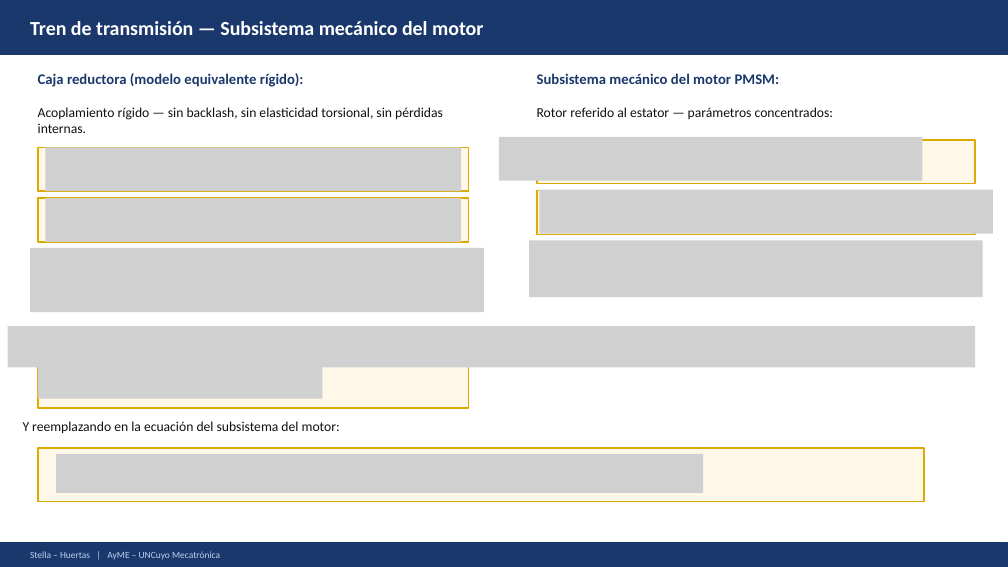
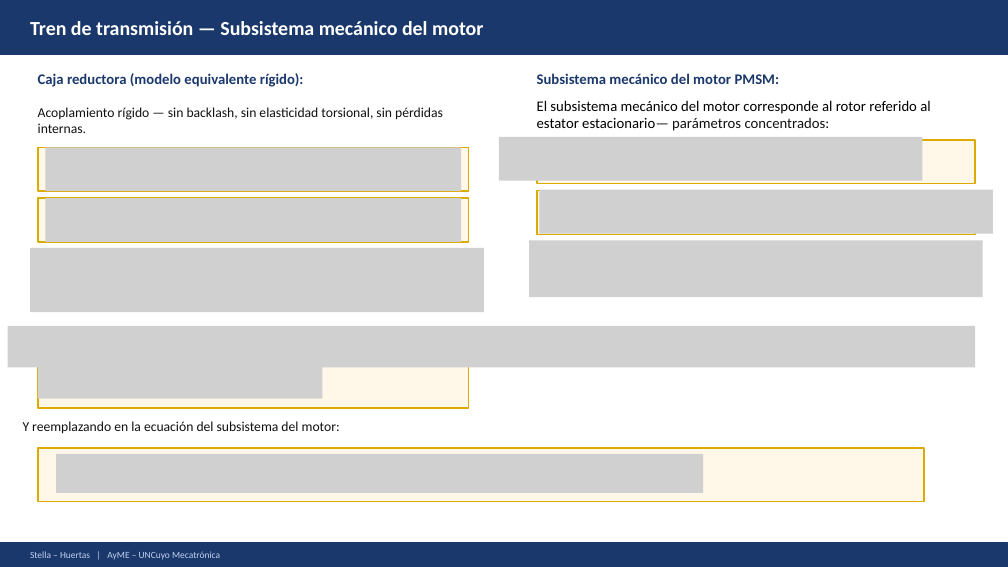
Before and after one commit to Juan-Stella/Automatica-y-maquinas-electricas-final, a slide deck: slide 8 of Presentación/AyME_Stella_Huertas_Presentacion1.pptx. Drawn at 1008x567 pixels with LibreOffice and Linux fonts; fonts in the diff are those of the drawing; grey boxes stand for pictures. Boxes give left, top, right and bottom in pixels: in the first picture for what was removed or moved away, otherwise in the second. Text is boxed around its words. In the diff, an @@ line names an element or a change of style, - is before the commit and + after.

```diff
--- a/Presentación/AyME_Stella_Huertas_Presentacion1.pptx
+++ b/Presentación/AyME_Stella_Huertas_Presentacion1.pptx
@@ text at box(537, 100, 930, 131): text changed; size 13 to 14 pt; text colour #111111 to #000000 @@
-Rotor referido al estator — parámetros concentrados:
+El subsistema mecánico del motor corresponde al rotor referido al estator estacionario— parámetros concentrados:
```
Also in this commit, not shown: 1 other slide changed.
